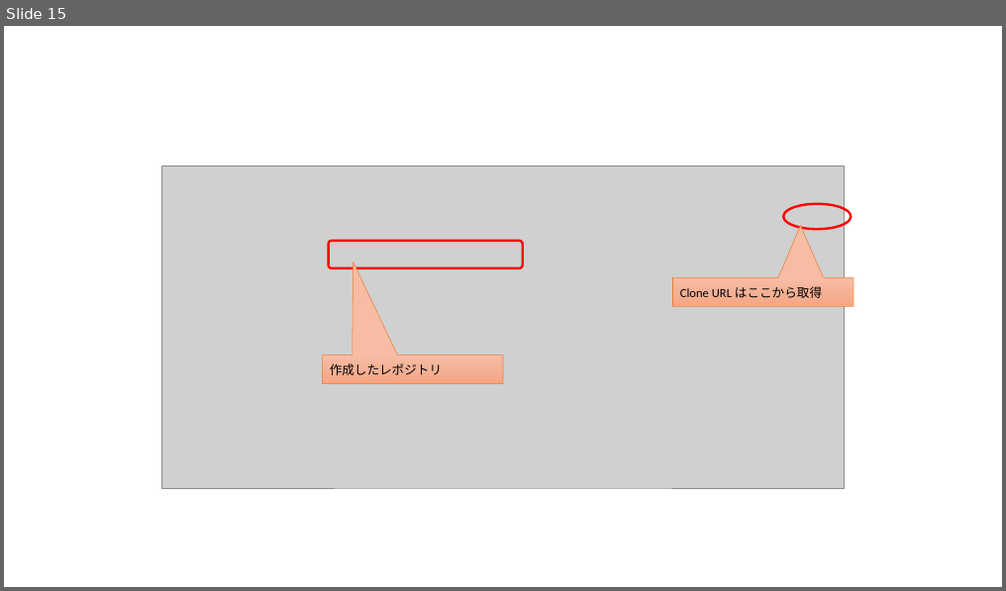
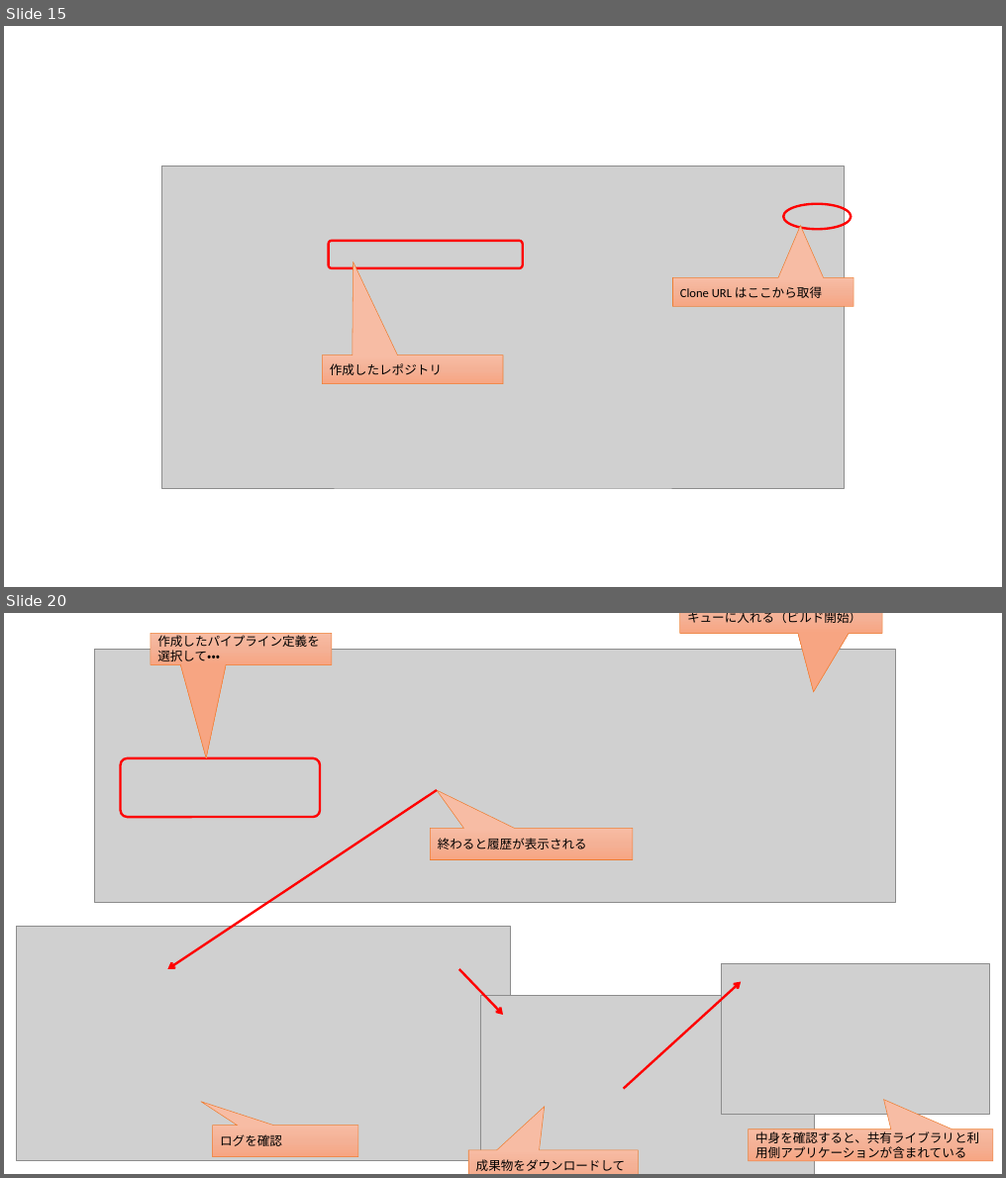
Before and after one commit to ayuina/ainaba-csa-blog, a slide deck: package-management-with-azure-artifacts/images/figures.pptx. Shown one above the other, each under a label of ours: slide 15 before the commit, slides 15 and 20 after it; the slides between them are not shown. The pictures are 1006x591 and 1006x1178 pixels, drawn with LibreOffice and Linux fonts; fonts in the diff are those of the drawing; grey boxes stand for pictures. Boxes give left, top, right and bottom in pixels: in the first picture for what was removed or moved away, otherwise in the second. Text is boxed around its words. In the diff, an @@ line names an element or a change of style, - is before the commit and + after.

```diff
--- a/package-management-with-azure-artifacts/images/figures.pptx
+++ b/package-management-with-azure-artifacts/images/figures.pptx
@@ slide 20 added at bbox=[4, 613, 1002, 1174], background #FFFFFF @@
@@ speech box added at bbox=[151, 633, 332, 664], fill gradient #F7BDA5 to #F5B196 to #F8A582, outline #ED7D31 0.5 pt, 12 pt, text #000000 @@
+作成したパイプライン定義を選択して・・・
@@ speech box added at bbox=[680, 613, 883, 633], fill gradient #F7BDA5 to #F5B196 to #F8A582, outline #ED7D31 0.5 pt, 12 pt, text #000000 @@
+キューに入れる（ビルド開始）
@@ picture added at bbox=[94, 649, 896, 903] @@
@@ rounded rectangle added at bbox=[120, 759, 320, 817], outline #FF0000 2.25 pt @@
@@ arrow added from (437, 790) to (168, 969), #FF0000 2.25 pt @@
@@ speech box added at bbox=[430, 829, 633, 861], fill gradient #F7BDA5 to #F5B196 to #F8A582, outline #ED7D31 0.5 pt, 12 pt, text #000000 @@
+終わると履歴が表示される
@@ picture added at bbox=[16, 927, 510, 1161] @@
@@ picture added at bbox=[721, 963, 990, 1115] @@
@@ arrow added from (459, 969) to (503, 1015), #FF0000 2.25 pt @@
@@ picture added at bbox=[481, 995, 814, 1174] @@
@@ arrow added from (624, 1089) to (741, 982), #FF0000 2.25 pt @@
@@ speech box added at bbox=[213, 1126, 358, 1157], fill gradient #F7BDA5 to #F5B196 to #F8A582, outline #ED7D31 0.5 pt, 12 pt, text #000000 @@
+ログを確認
@@ speech box added at bbox=[748, 1130, 993, 1161], fill gradient #F7BDA5 to #F5B196 to #F8A582, outline #ED7D31 0.5 pt, 12 pt, text #000000 @@
+中身を確認すると、共有ライブラリと利用側アプリケーションが含まれている
@@ speech box added at bbox=[469, 1151, 638, 1174], fill gradient #F7BDA5 to #F5B196 to #F8A582, outline #ED7D31 0.5 pt, 12 pt, text #000000 @@
+成果物をダウンロードして
```
Also in this commit, not shown: 4 other slides added, 1 slide removed, 5 other files.
